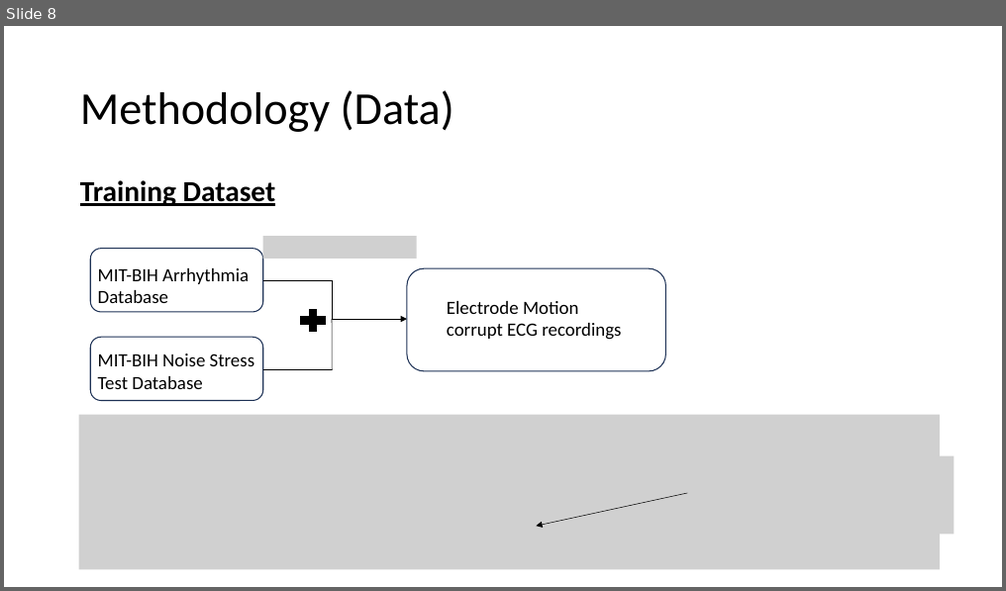
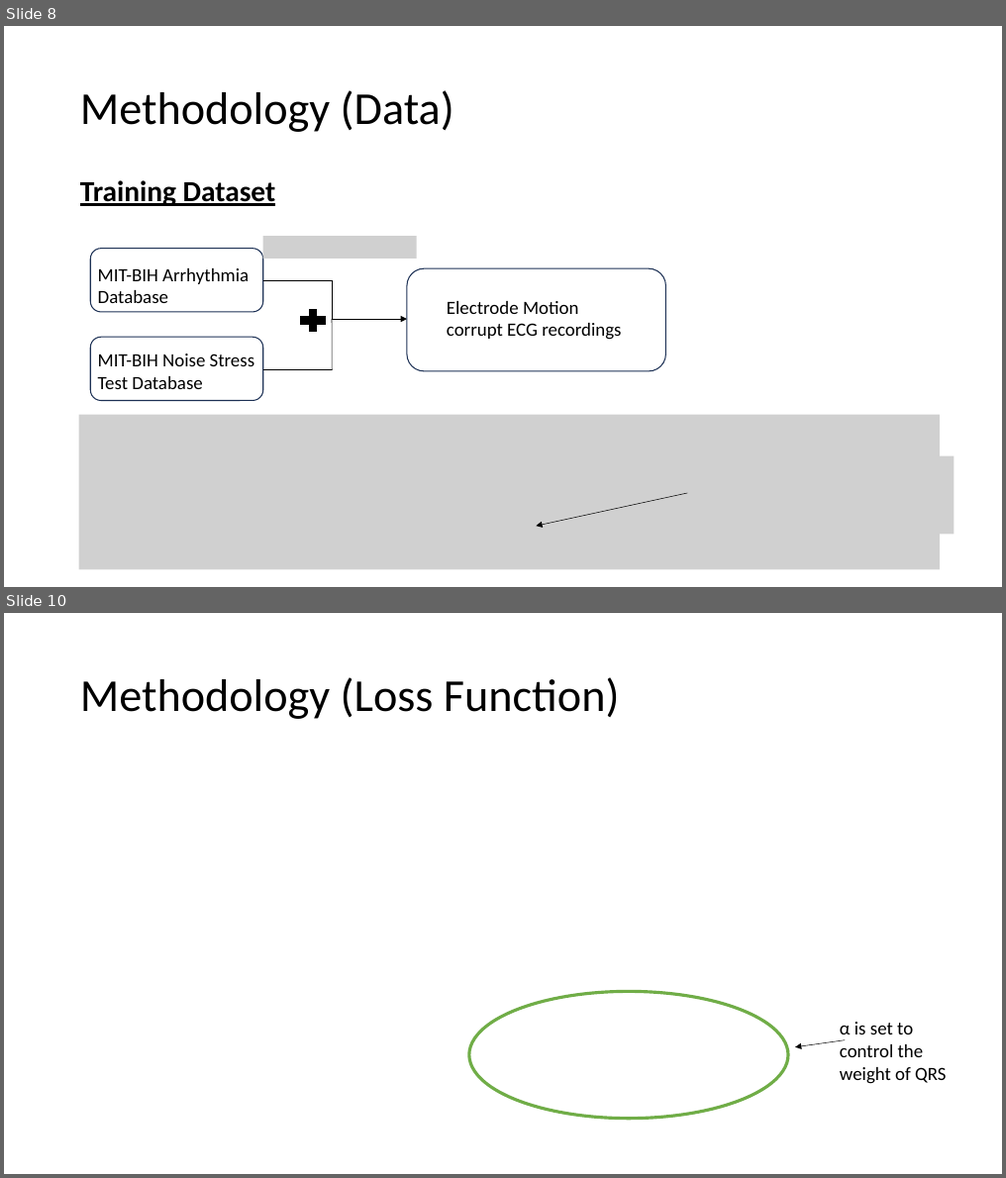
Before and after one commit to ben120-web/MSc-Project, a slide deck: Electrode Motion Denoising/reports/DeepLearningElectrodeMotionRemoval.pptx. Shown one above the other, each under a label of ours: slide 8 before the commit, slides 8 and 10 after it; the slides between them are not shown. The pictures are 1006x591 and 1006x1178 pixels, drawn with LibreOffice and Linux fonts; fonts in the diff are those of the drawing; grey boxes stand for pictures. Boxes give left, top, right and bottom in pixels: in the first picture for what was removed or moved away, otherwise in the second. Text is boxed around its words. In the diff, an @@ line names an element or a change of style, - is before the commit and + after.

```diff
--- a/Electrode Motion Denoising/reports/DeepLearningElectrodeMotionRemoval.pptx
+++ b/Electrode Motion Denoising/reports/DeepLearningElectrodeMotionRemoval.pptx
@@ slide 10 added at <box>4,613,1002,1174</box>, background #FFFFFF @@
@@ title added at <box>80,677,620,719</box>, 44 pt, text #000000 @@
+Methodology (Loss Function)
@@ ellipse added at <box>469,992,788,1119</box>, outline #70AD47 3 pt @@
@@ text added at <box>840,1022,945,1084</box>, 18 pt, text #000000 @@
+α is set to control the weight of QRS
@@ arrow added from (845, 1041) to (795, 1048), #000000 0.5 pt @@
```
Also in this commit, not shown: 1 slide changed, 3 other slides added.
